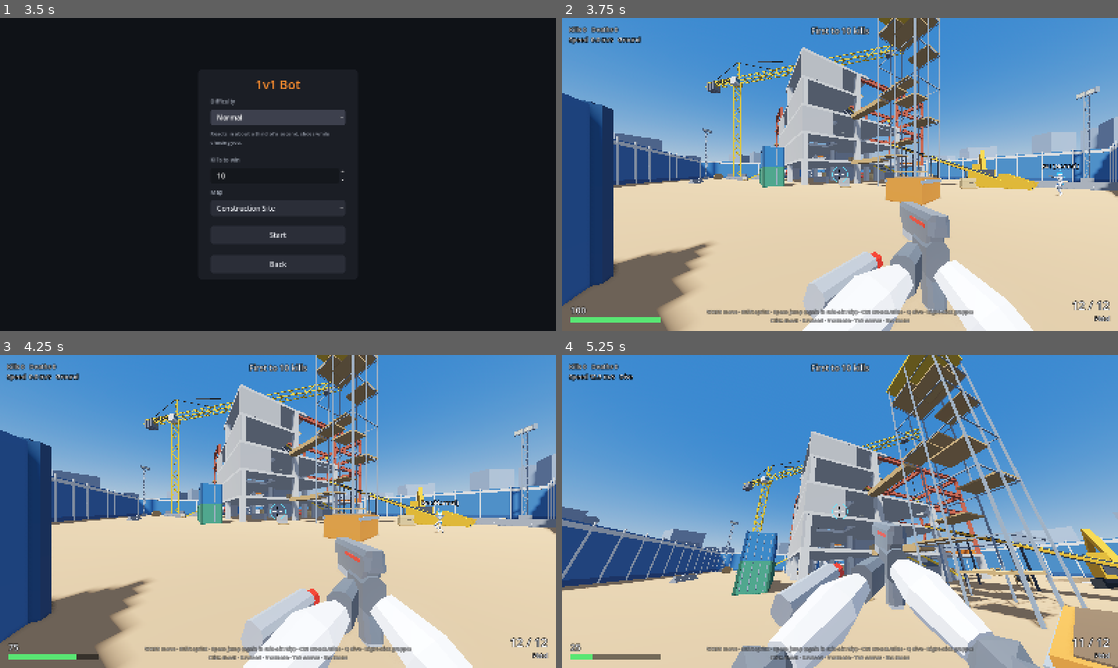
Above: before the commit, frames 1-4 (two rows, left to right).
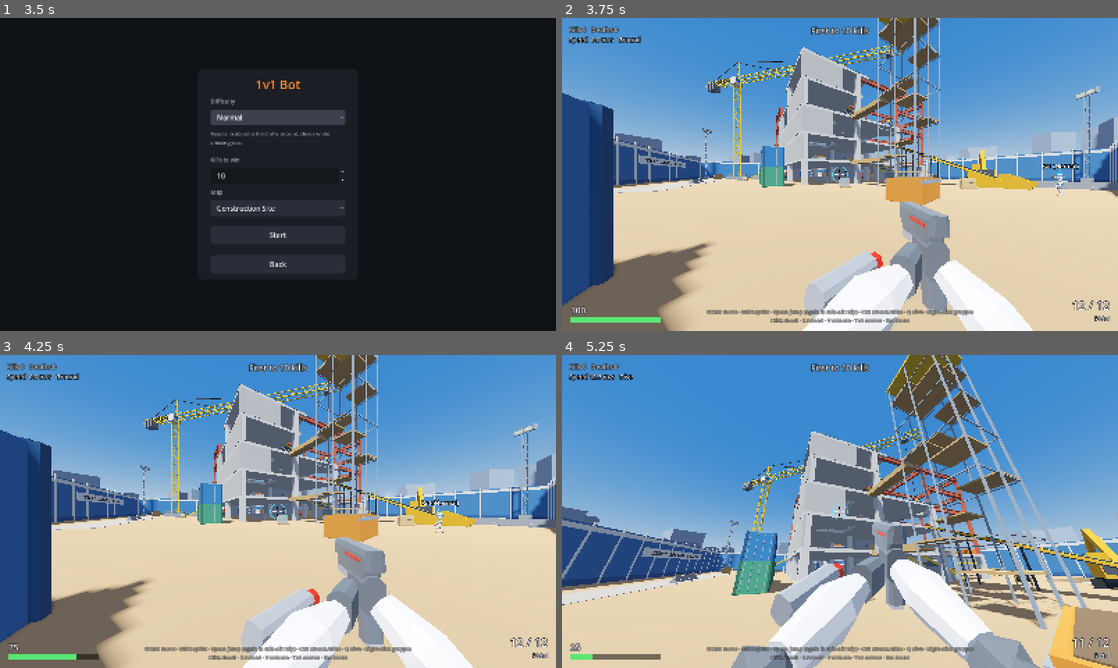
Above: after the commit, the same moments.

Repository: Yellow-Makes-Games/Jumpy-Shooty
Game: Godot game, scene res://game/ui/main_menu.tscn
Two runs of this game, one before a commit and one after it. Both use one fixed random seed, a clock stepped at 60 frames per second and the inputs below.
Inputs (mouse positions are in pixels of both pictures, inside the frame that each line leads up to):
- Up to frame 1 (3.5 s): click "Play" at 0.5 s; click "1v1 Bot" at 1.25 s; click "Normal" at 2 s; click "Normal" at 2.75 s
- Up to frame 2 (3.75 s): click "Start" at 3.5 s
- Up to frame 3 (4.25 s): no input
- Up to frame 4 (5.25 s): move the mouse to (867, 511) at 4.27 s; hold Ctrl (crouch) 4.28-5.03 s; hold W (move_forward) from 4.28 s (still down); click (867, 511) at 4.42 s; tap Space (jump) at 4.52 s; move the mouse to (812, 511) at 5.02 s; tap Alt (dive) at 5.1 s

Frame 1 is identical in both runs. In frame 2, 0.5% of the frame differs, in the area x 9-66%, y 9-56%; in frame 3, 0.5%; in frame 4, 1.0%, in the area x 0-75%, y 24-80%.

Commit message:
Construction Site art pass and docs
Floor joints and yellow safety lines round every hole, floor numbers on the
lift shaft, sign boards and a gate on the fence, a gravel haul road, and
work lights under the ceilings. Docs cover the map system, the map decisions,
the new tests and the map preview tool.

Co-Authored-By: Claude Fable 5.2 <noreply@anthropic.com>
Claude-Session: https://claude.ai/code/session_01HFmWSw2QVoT1eSLxWkUgGr

Diff:
--- a/game/arena/construction_site.gd
+++ b/game/arena/construction_site.gd
@@ -86,6 +86,7 @@
 	crane(CRANE_BASE, CRANE_HEIGHT, Vector3(-1, 0, 1), 56, 14, 52, 13)
 	_yard()
 	hoarding(HALF, FENCE_HEIGHT)
+	_signage()
 	_spawns()
 	surroundings(HALF + 6.0)
 	return self
@@ -322,6 +323,29 @@
 		_box(Vector3(p.x, (p.y - 0.4) * 0.6, p.z), Vector3(0.1, 0.1, CONVEYOR_W + 0.2), "machine_dark", false)
 
 
+## Floor numbers on the lift shaft (so you can call out where you are), sign boards
+## and a gate on the fence, and the haul road.
+func _signage() -> void:
+	var names := ["G", "1", "2", "3", "4", "5"]
+	for i in names.size():
+		var f := i * 4.0
+		stencil(Vector3(3.03, f + 1.9, 0), names[i], PI * 0.5)
+		stencil(Vector3(-3.03, f + 1.9, 0), names[i], -PI * 0.5)
+		if i > 0:
+			stencil(Vector3(0, f + 1.9, 3.03), names[i], 0.0)
+	site_board(HALF, 0, -16, "JS BUILD CO.", 150)
+	site_board(HALF, 0, 15, "SITE RULES:  NO JUMPING  ·  NO SHOOTING", 84)
+	site_board(HALF, 3, 0, "HARD HATS MUST BE WORN", 100)
+	site_board(HALF, 1, 6, "DANGER  ·  DEEP EXCAVATION", 96)
+	site_board(HALF, 2, -17, "GATE 1  ·  DELIVERIES", 100)
+	site_gate(HALF, 2, 0)
+	# The haul road: in at the gate, up to the earth ramp, and round the east side
+	_decal(Vector3(0, 0.012, 35.5), Vector3(8, 0.02, 9), "gravel")
+	_decal(Vector3(12.5, 0.012, 35), Vector3(17, 0.02, 4.5), "gravel")
+	_decal(Vector3(23, 0.012, 1.5), Vector3(4.5, 0.02, 71.5), "gravel")
+	_decal(Vector3(2.5, 0.012, -32), Vector3(36.5, 0.02, 4.5), "gravel")
+
+
 # ---------------------------------------------------------------------------
 # The yard around the tower
 
--- a/game/arena/site_kit.gd
+++ b/game/arena/site_kit.gd
@@ -46,7 +46,13 @@
 	"lamp": Color(1.0, 0.97, 0.85),
 	"backdrop": Color(0.62, 0.70, 0.80),
 	"street": Color(0.50, 0.50, 0.50),
+	"joint": Color(0.63, 0.64, 0.64),
+	"hazard": Color(0.96, 0.78, 0.14),
+	"board": Color(0.95, 0.95, 0.93),
+	"gate": Color(0.50, 0.55, 0.60),
 }
+
+const PAINT := Color(0.16, 0.18, 0.22)   ## stencilled numbers and sign lettering
 
 ## Time of day and palette. "look" holds MapScenery look keys; "colors" replaces
 ## entries of COLORS.
@@ -268,6 +274,48 @@
 	for s in strips:
 		_span(s[0], s[1], top - thickness, top, s[2], s[3], kind)
 		_plates.append([top, Rect2(s[0], s[2], s[1] - s[0], s[3] - s[2])])
+	if kind != "concrete":
+		return
+	# Paint on a concrete floor: joint lines every 4 m, and a yellow safety line
+	# round every hole in it.
+	var lo := Vector2(xl[0], zl[0])
+	var hi := Vector2(xl[xl.size() - 1], zl[zl.size() - 1])
+	var at := ceilf(lo.x / 4.0) * 4.0
+	while at < hi.x:
+		_floor_line(top, Vector2(at, lo.y), Vector2(at, hi.y), 0.05, "joint", filled)
+		at += 4.0
+	at = ceilf(lo.y / 4.0) * 4.0
+	while at < hi.y:
+		_floor_line(top, Vector2(lo.x, at), Vector2(hi.x, at), 0.05, "joint", filled)
+		at += 4.0
+	for h: Rect2 in holes:
+		var r := h.grow(0.3)
+		_floor_line(top, Vector2(r.position.x, r.position.y), Vector2(r.end.x, r.position.y), 0.14, "hazard", filled)
+		_floor_line(top, Vector2(r.position.x, r.end.y), Vector2(r.end.x, r.end.y), 0.14, "hazard", filled)
+		_floor_line(top, Vector2(r.position.x, r.position.y), Vector2(r.position.x, r.end.y), 0.14, "hazard", filled)
+		_floor_line(top, Vector2(r.end.x, r.position.y), Vector2(r.end.x, r.end.y), 0.14, "hazard", filled)
+
+
+## A painted line on a floor from `a` to `b` (x, z; along x or along z), drawn only
+## where `filled` says there is floor.
+func _floor_line(top: float, a: Vector2, b: Vector2, width: float, kind: String, filled: Callable) -> void:
+	var length := a.distance_to(b)
+	var dir := (b - a) / length
+	var steps := int(ceil(length / 0.25))
+	var start := -1.0
+	for i in steps + 1:
+		var from := minf(i * 0.25, length)
+		var mid := a + dir * minf(from + 0.125, length)
+		var inside: bool = i < steps and filled.call(mid.x, mid.y)
+		if inside and start < 0.0:
+			start = from
+		elif not inside and start >= 0.0:
+			var p := a + dir * start
+			var q := a + dir * from
+			var half := Vector2(absf(dir.y), absf(dir.x)) * width * 0.5
+			_span(minf(p.x, q.x) - half.x, maxf(p.x, q.x) + half.x, top + 0.003, top + 0.012,
+				minf(p.y, q.y) - half.y, maxf(p.y, q.y) + half.y, kind, false)
+			start = -1.0
 
 
 ## The height of the highest floor plate over this spot (0 = just the ground).
@@ -728,6 +776,32 @@
 				_strut(block + Vector3(0, -0.4, 0), corner, 0.05, 0.05, "cable", false)
 
 
+## Lettering painted on a wall at `pos`, facing the way `yaw` turns it (0 = readable
+## from the south, PI/2 = from the east). `size` 100 is letters about 0.7 m high.
+func stencil(pos: Vector3, text: String, yaw: float, size: int = 180, color: Color = PAINT) -> void:
+	signs.append({"pos": pos, "text": text, "yaw": yaw, "size": size, "color": color, "outline": color})
+
+
+## A sign board on the inside of the fence. `side`: 0 north, 1 west, 2 south, 3 east
+## fence; `along` is how far along it from the middle (to the right as you face it).
+func site_board(half: float, side: int, along: float, text: String, size: int = 110) -> void:
+	var yaw := side * PI * 0.5
+	var basis := Basis(Vector3.UP, yaw)
+	var width := text.length() * size * 0.0058 + 1.6   # roughly the lettering plus a margin
+	_part(Vector3.ZERO, yaw, Vector3(along, 4.4, -half + 0.17), Vector3(width, size * 0.01 + 0.7, 0.08), "board", false)
+	stencil(basis * Vector3(along, 4.4, -half + 0.23), text, yaw, size)
+
+
+## A pair of closed site gates in the fence (drawn on its inner face).
+func site_gate(half: float, side: int, along: float, width: float = 9.0, height: float = 5.0) -> void:
+	var yaw := side * PI * 0.5
+	for s in [-1, 1]:
+		_part(Vector3.ZERO, yaw, Vector3(along + s * width * 0.25, height * 0.5, -half + 0.05), Vector3(width * 0.5 - 0.1, height, 0.1), "gate", false)
+		_part(Vector3.ZERO, yaw, Vector3(along + s * width * 0.25, height * 0.55, -half + 0.11), Vector3(width * 0.5 - 0.1, 0.5, 0.04), "hazard", false)
+	for s in [-1, 0, 1]:
+		_part(Vector3.ZERO, yaw, Vector3(along + s * width * 0.5, height * 0.5 + 0.2, -half + 0.12), Vector3(0.3, height + 0.4, 0.24), "machine_dark", false)
+
+
 ## A label that always faces the camera (concept pictures only).
 func tag(pos: Vector3, text: String, size: int = 240) -> void:
 	signs.append({"pos": pos, "text": text, "yaw": NAN, "size": size})
Not shown, changed: docs/DESIGN.md
Not shown, changed: docs/DEVELOPMENT.md
Not shown, changed: docs/FEATURES.md
